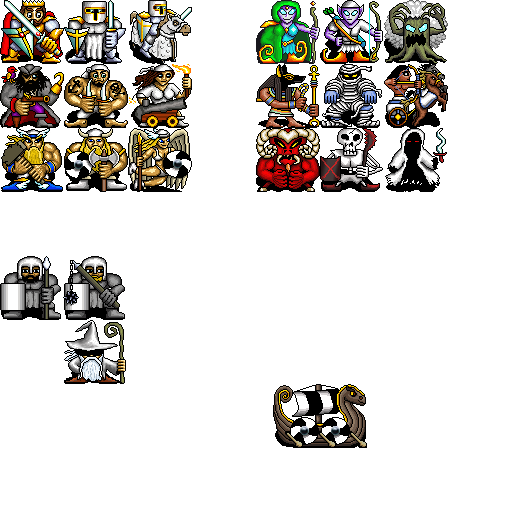
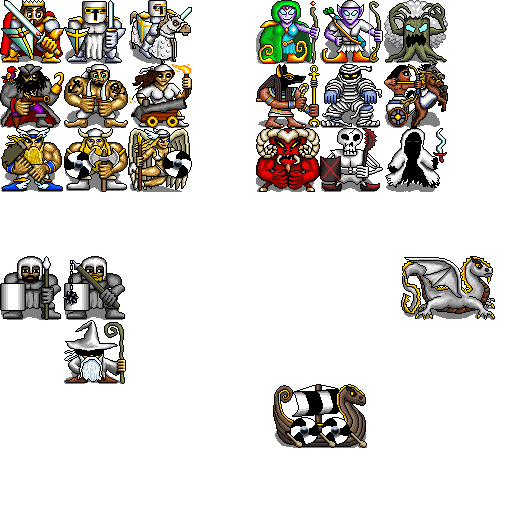
Before/after of a (512, 512) layered artwork. What changed in the layer stack:
renamed "Layer 3" to "Colour", painted on it over (0, 29, 492, 444)
renamed "Layer 2" to "Detail", painted on it over (0, 29, 495, 448)
renamed "Layer 1" to "Shadow", opacity 100% → 50%, painted on it over (0, 29, 495, 448)
